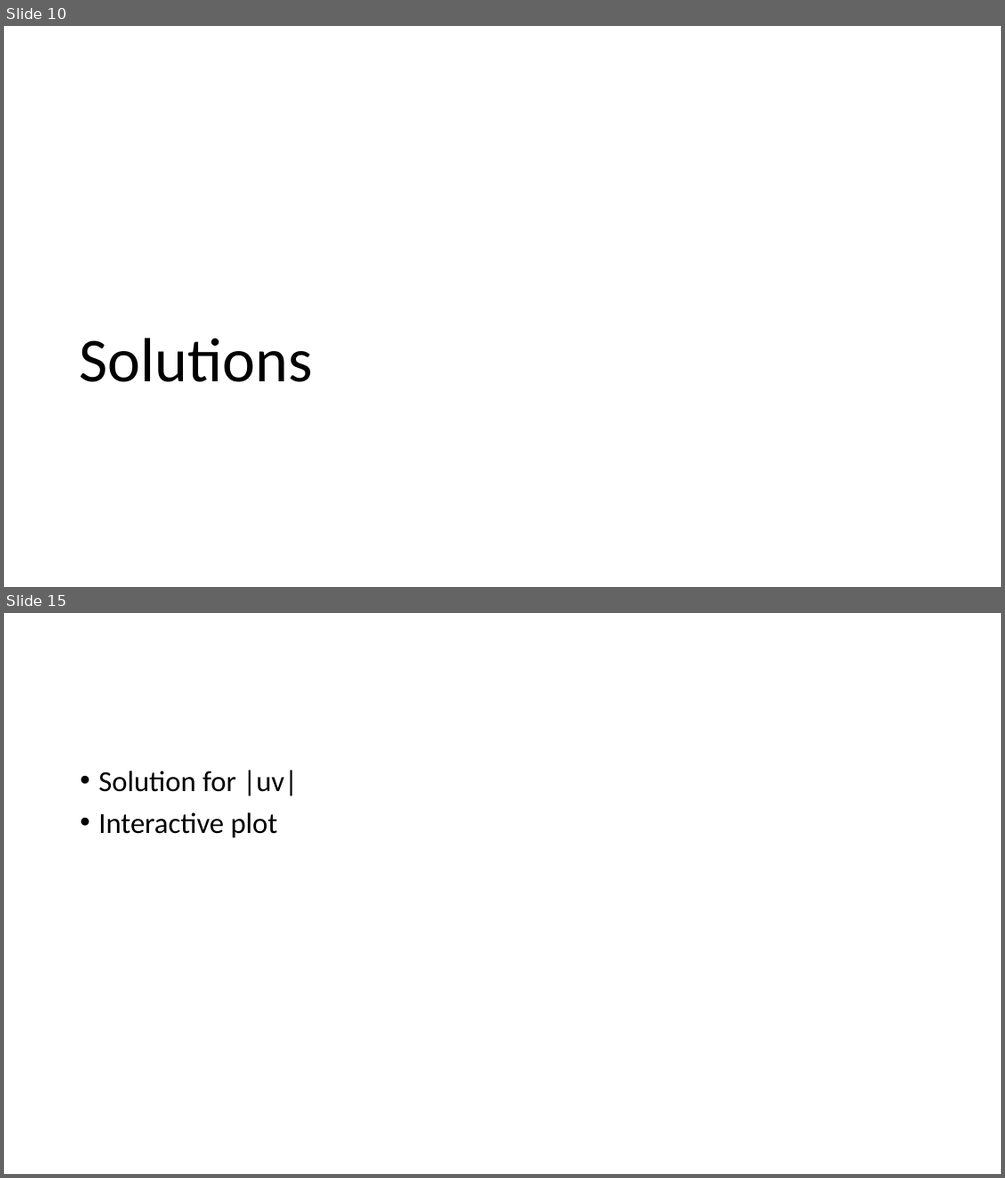
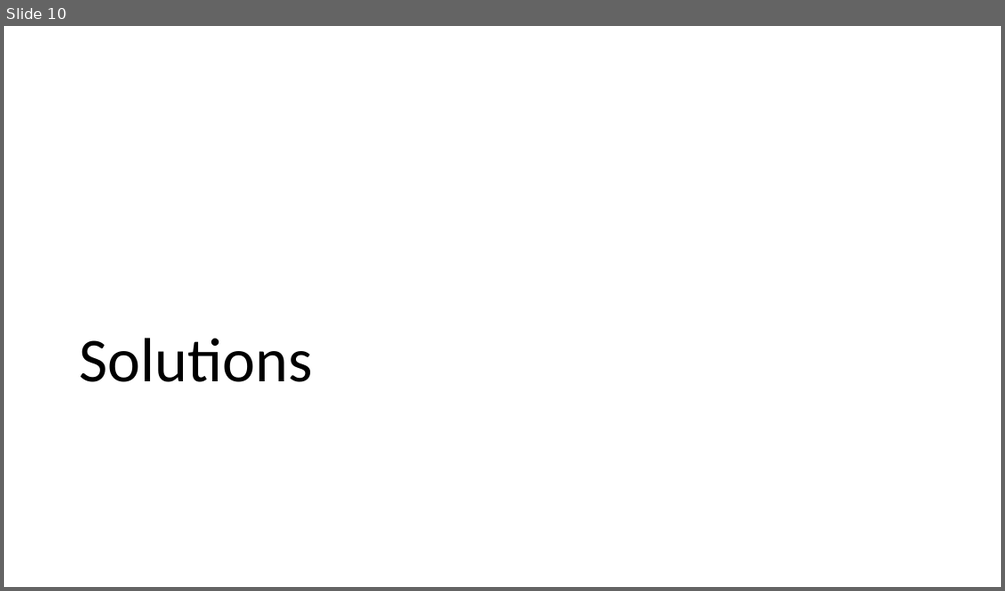
Before and after one commit to ryantpfr/quantam-ode, a slide deck: Presentation1.pptx. Shown one above the other, each under a label of ours: slides 10 and 15 before the commit, slide 10 after it; the slides between them are not shown. The pictures are 1005x1178 and 1005x591 pixels, drawn with LibreOffice and Linux fonts; fonts in the diff are those of the drawing; grey boxes stand for pictures. Boxes give left, top, right and bottom in pixels: in the first picture for what was removed or moved away, otherwise in the second. Text is boxed around its words. In the diff, an @@ line names an element or a change of style, - is before the commit and + after.

```diff
--- a/Presentation1.pptx
+++ b/Presentation1.pptx
@@ slide 15 removed at box(4, 613, 1001, 1174), background #FFFFFF @@
@@ text removed at box(98, 770, 298, 838) @@
-• Solution for |uv|
-• Interactive plot
```
Also in this commit, not shown: 10 slides added, 6 other slides removed.
